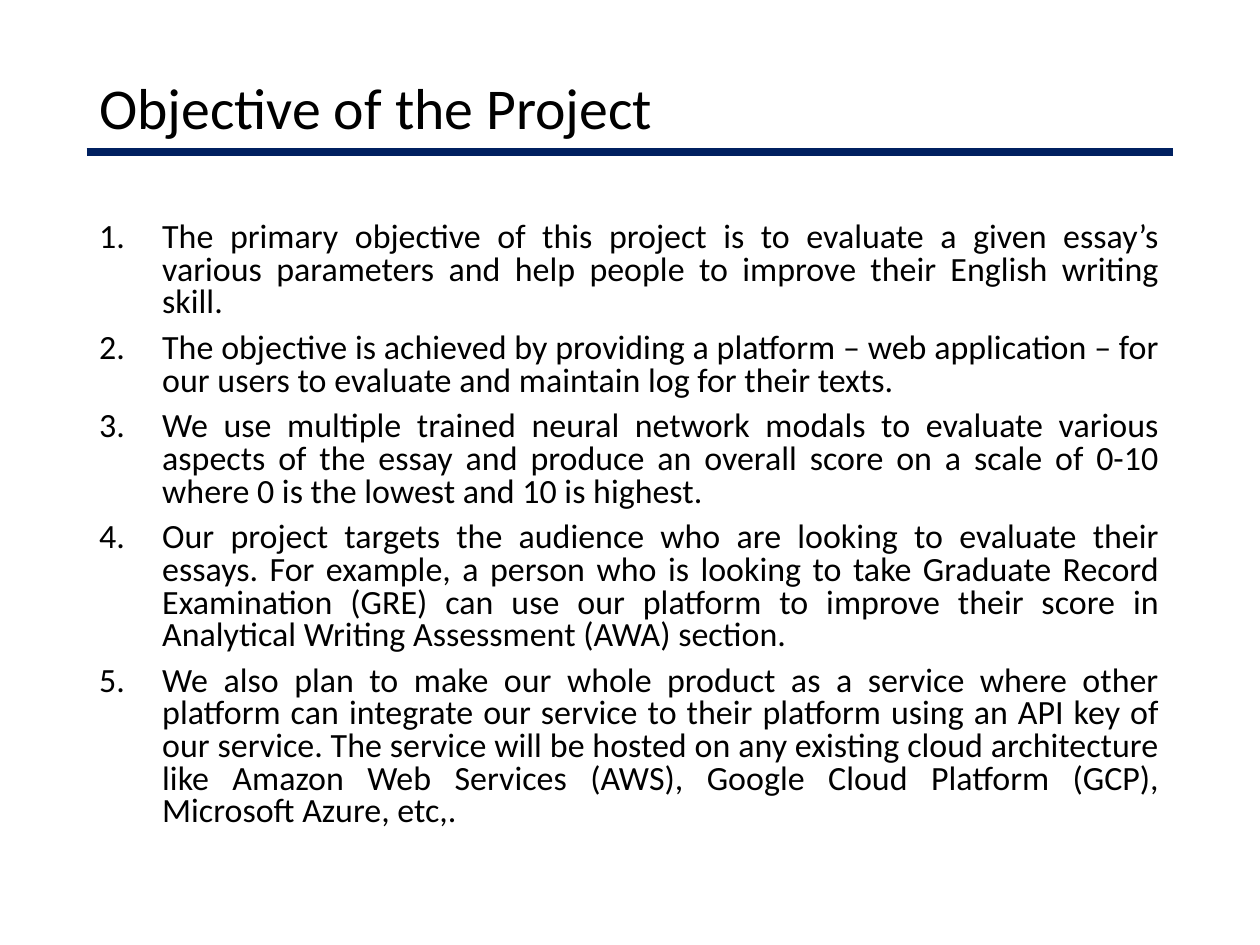
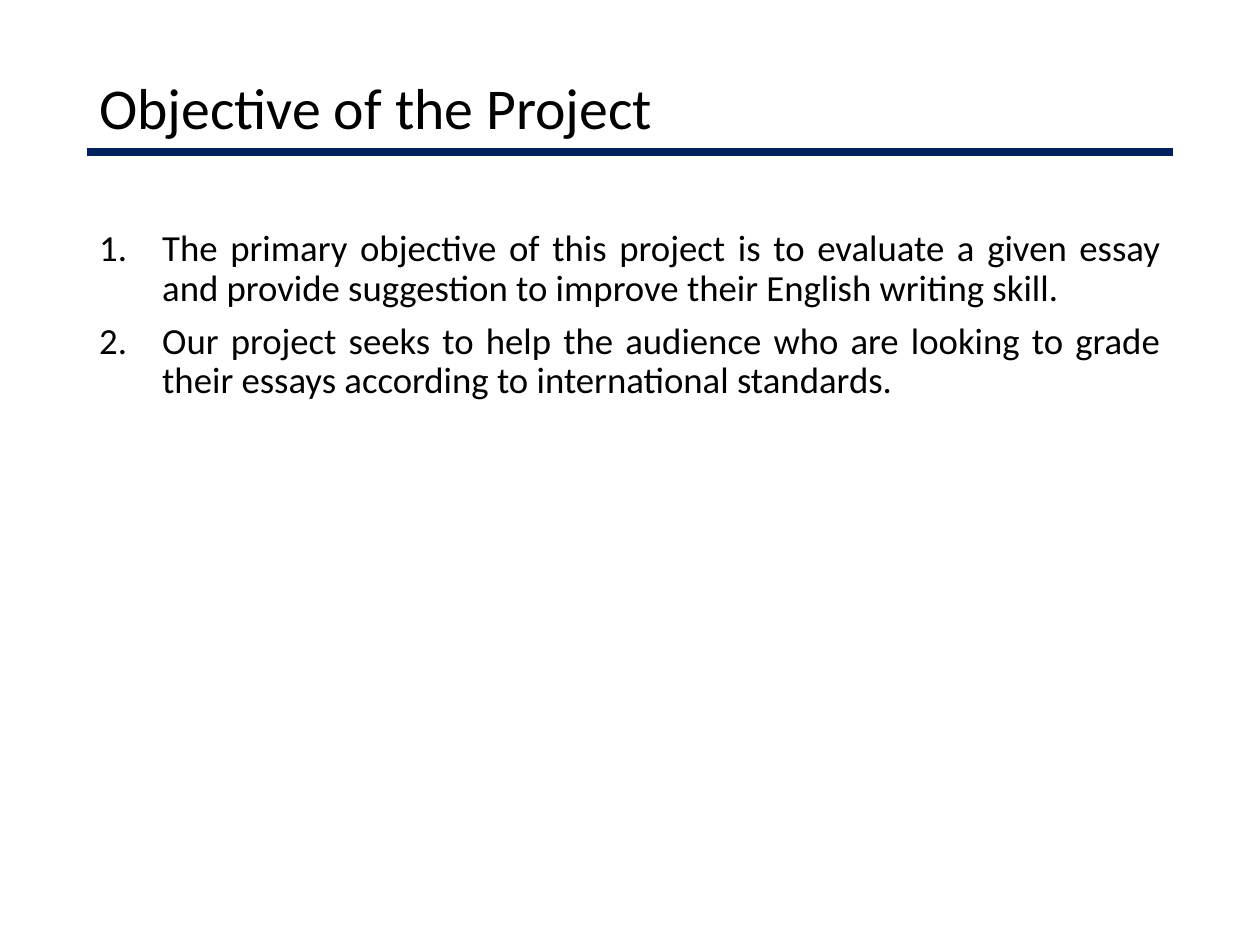
Before and after one commit to vishwaksenan/essay-grader, a slide deck: slide 2 of Documentation/Zeroth review ppt.pptx. Drawn at 1260x945 pixels with LibreOffice and Linux fonts; fonts in the diff are those of the drawing. Boxes give left, top, right and bottom in pixels: in the first picture for what was removed or moved away, otherwise in the second. Text is boxed around its words. In the diff, an @@ line names an element or a change of style, - is before the commit and + after.

Commit message:
ppt change - 3rd person writings

```diff
--- a/Documentation/Zeroth review ppt.pptx
+++ b/Documentation/Zeroth review ppt.pptx
@@ text at (x1=162, y1=235, x2=1160, y2=400): text changed; size 19.4 to 21 pt @@
-1. The primary objective of this project is to evaluate a given essay’s various parameters and help people to improve their English writing skill.
-2. The objective is achieved by providing a platform – web application – for our users to evaluate and maintain log for their texts.
-3. We use multiple trained neural network modals to evaluate various aspects of the essay and produce an overall score on a scale of 0-10 where 0 is the lowest and 10 is highest.
-4. Our project targets the audience who are looking to evaluate their essays. For example, a person who is looking to take Graduate Record Examination (GRE) can use our platform to improve their score in Analytical Writing Assessment (AWA) section.
-5. We also plan to make our whole product as a service where other platform can integrate our service to their platform using an API key of our service. The service will be hosted on any existing cloud architecture like Amazon Web Services (AWS), Google Cloud Platform (GCP), Microsoft Azure, etc,.
+1. The primary objective of this project is to evaluate a given essay and provide suggestion to improve their English writing skill.
+2. Our project seeks to help the audience who are looking to grade their essays according to international standards.
```
Also in this commit, not shown: 4 other slides changed.
